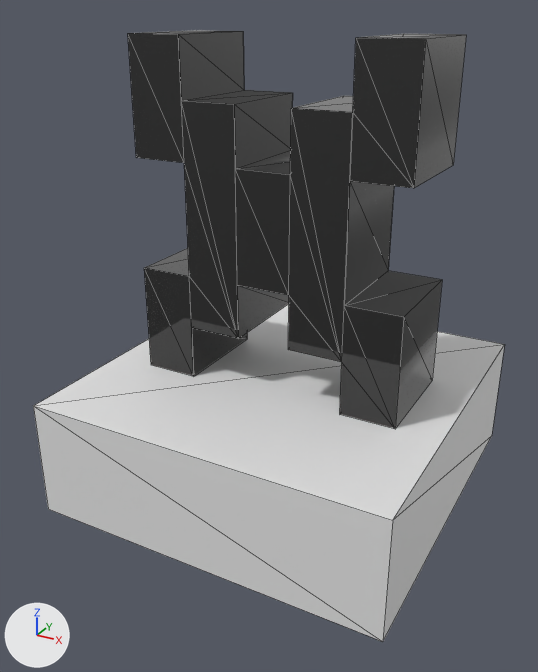
What one commit did to the glTF model static/social_media_x.glb.
The view is the same before and after, from a 50 mm camera at (0.583, -1.137, 0.564) aimed at (-0.013, -0.055, 0.023). The lights are fixed; the arrows at lower left show +X, +Y and +Z. Mesh edges are drawn as thin lines. Where no turn or scale is listed for an object, it has been applied to the vertices.

In view in the first picture: 'Cube', 'Text'.
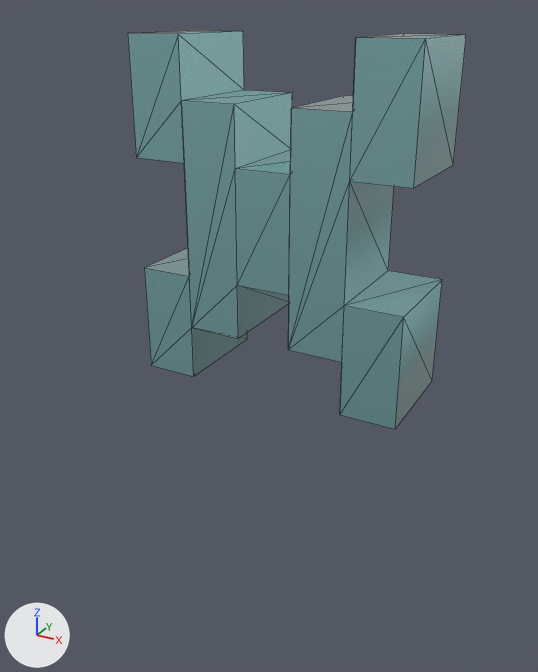
The newer file is also turned or shifted as a whole; pictures and numbers use the older file's frame.

Where the change shows, as pixel boxes [x1, y1, x2, y2] in the pictures (538 x 672 px):
'Cube', deleted: before [33, 304, 505, 642]
'Text', recoloured: [128, 30, 466, 429] in both

The change, as a list of edits to the scene's bpy script:
```text
Change mat_material_001:
    mat_material_001.base_color: (0.0737, 0.0737, 0.0737) -> (0.371, 0.716, 0.73)  # dark grey #4d4d4d -> cyan #a4dcde
Remove ob_cube:
    ob_cube = bpy.data.objects.new('Cube', me_cube)
    ob_cube.location = (0.0, 0.0, -0.181)
```
